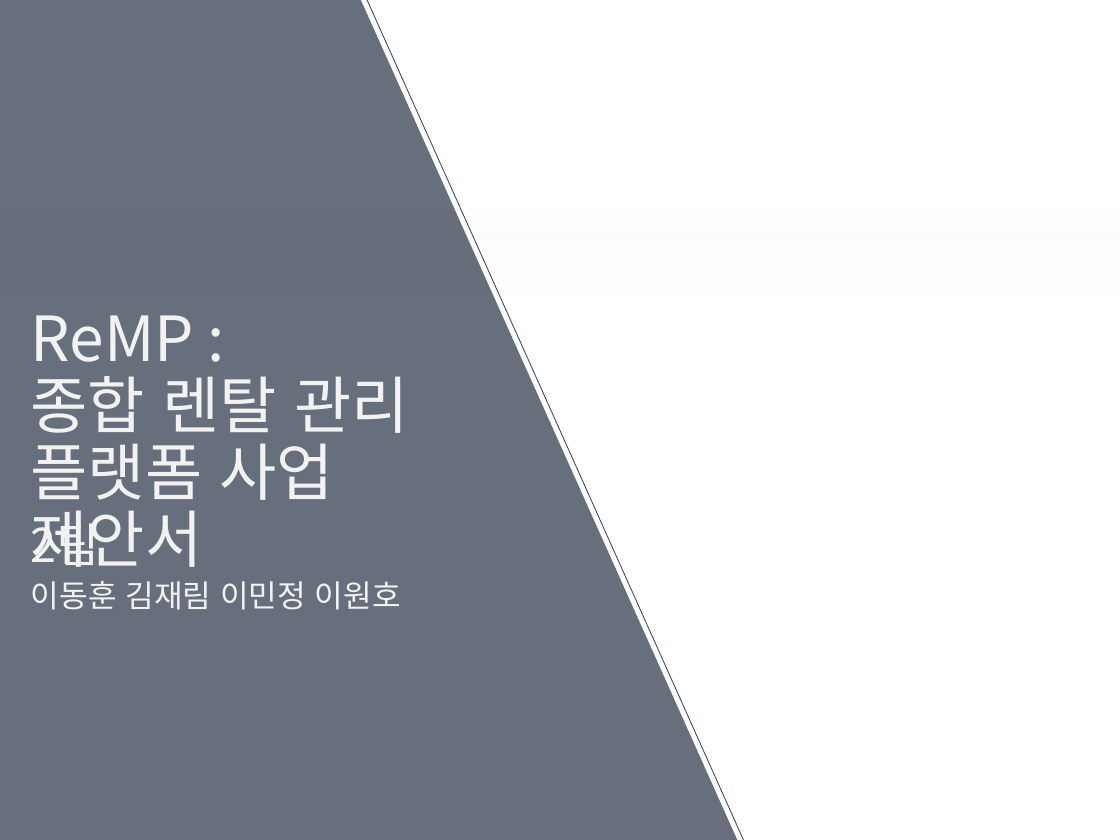
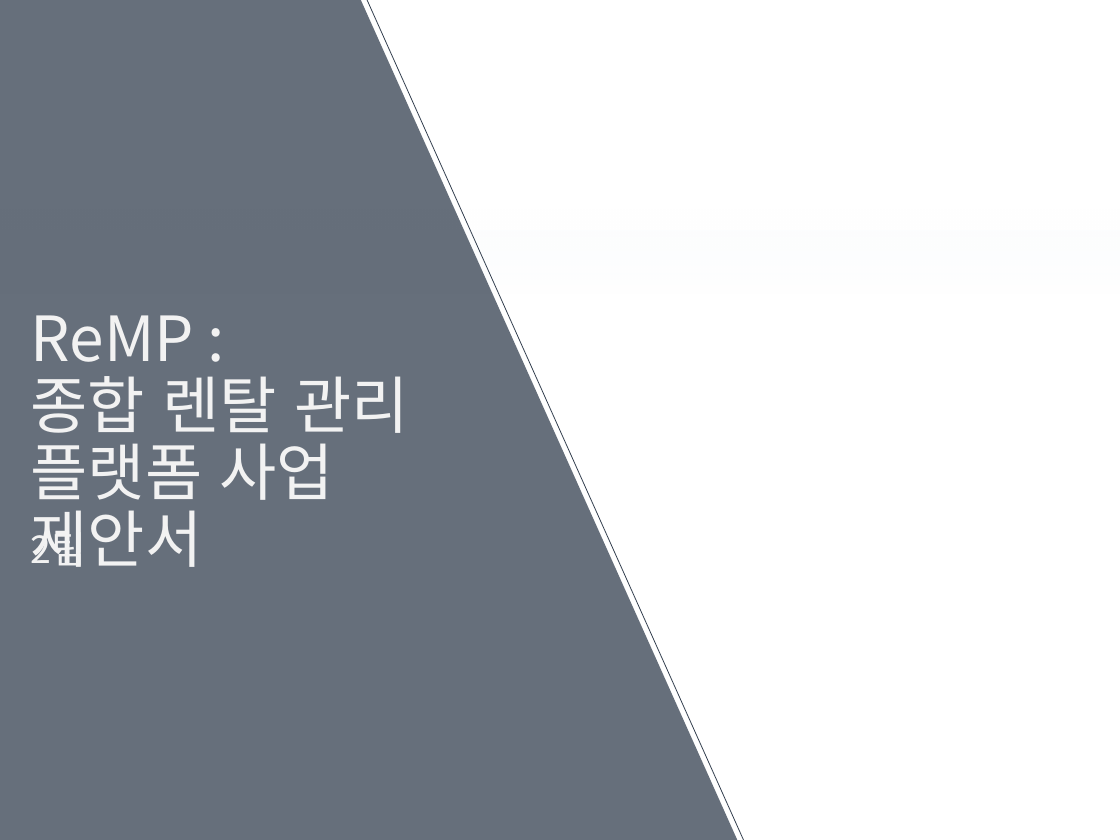
Before and after one commit to DongHunL/Kosta_FinalProject, a slide deck: slide 1 of 기타자료/제안서/ReMP 제안서.pptx. Drawn at 1120x840 pixels with LibreOffice and Linux fonts; fonts in the diff are those of the drawing; background and template pictures are left out. Boxes give left, top, right and bottom in pixels: in the first picture for what was removed or moved away, otherwise in the second. Text is boxed around its words. In the diff, an @@ line names an element or a change of style, - is before the commit and + after.

```diff
--- a/기타자료/제안서/ReMP 제안서.pptx
+++ b/기타자료/제안서/ReMP 제안서.pptx
@@ subtitle "2팀" at [31,525,86,567]: size 30 to 24 pt; line spacing 0.7 to 0.9 @@
@@ subtitle at [31,581,401,610]: paragraph removed @@
-이동훈 김재림 이민정 이원호
```
Also in this commit, not shown: 3 other files.
